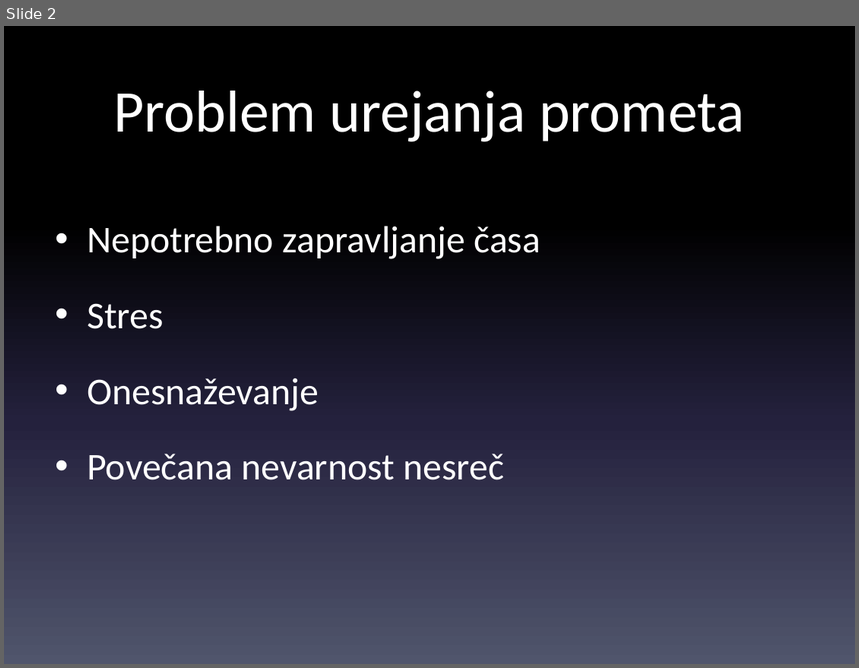
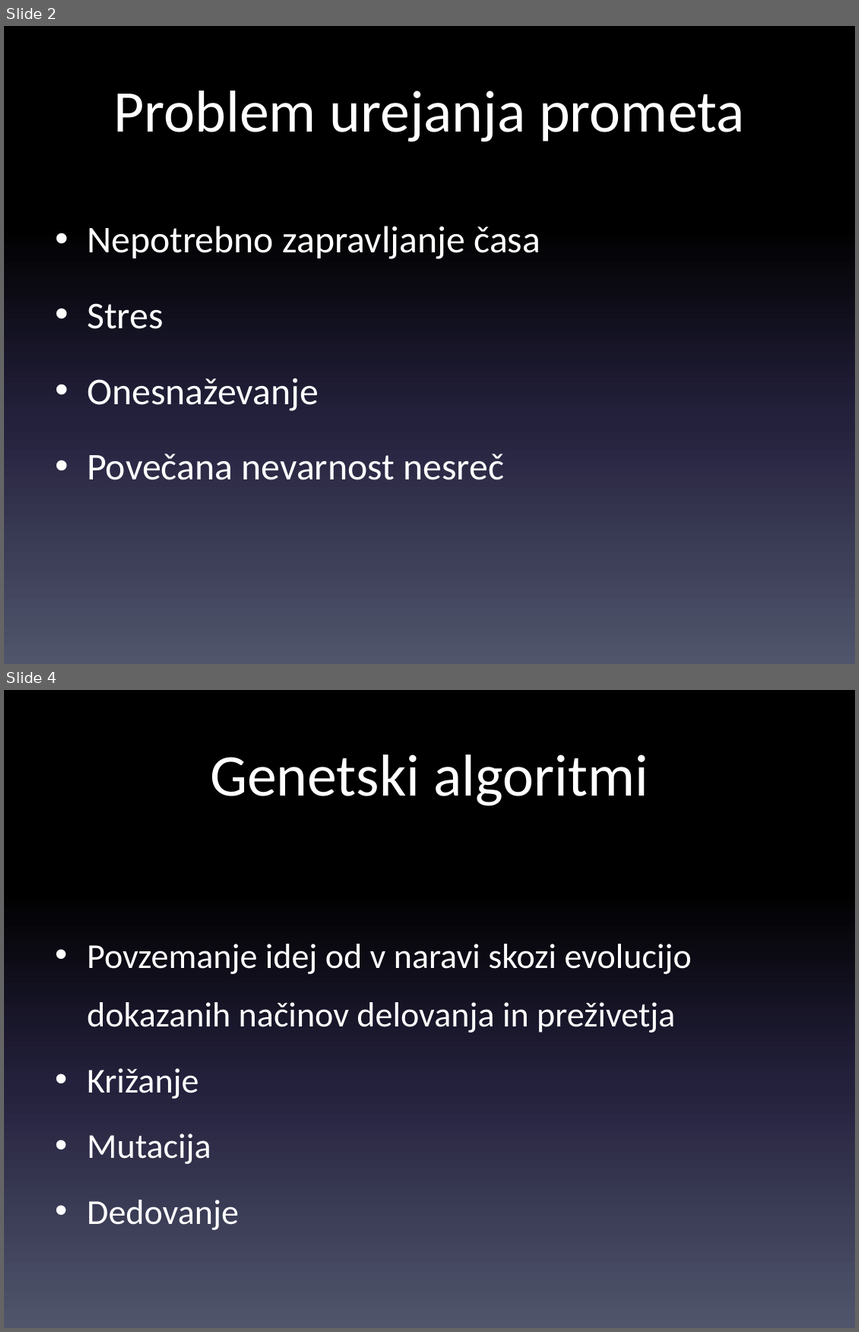
Before and after one commit to Ivansek/thesis, a slide deck: presentation.pptx. Shown one above the other, each under a label of ours: slide 2 before the commit, slides 2 and 4 after it; the slides between them are not shown. The pictures are 859x668 and 859x1332 pixels, drawn with LibreOffice and Linux fonts; fonts in the diff are those of the drawing. Boxes give left, top, right and bottom in pixels: in the first picture for what was removed or moved away, otherwise in the second. Text is boxed around its words. In the diff, an @@ line names an element or a change of style, - is before the commit and + after.

```diff
--- a/presentation.pptx
+++ b/presentation.pptx
@@ slide 4 added at (4,690,855,1328), background gradient #000000 to #24213E to #51566D @@
@@ title added at (210,755,648,806), 50 pt, text #FFFFFF @@
+Genetski algoritmi
@@ text added at (87,944,692,1230), 29.6 pt, text #FFFFFF @@
+• Povzemanje idej od v naravi skozi evolucijo dokazanih načinov delovanja in preživetja
+• Križanje
+• Mutacija
+• Dedovanje
```
Also in this commit, not shown: 1 slide changed, 1 other slide added, 2 slides removed, 2 other files.
